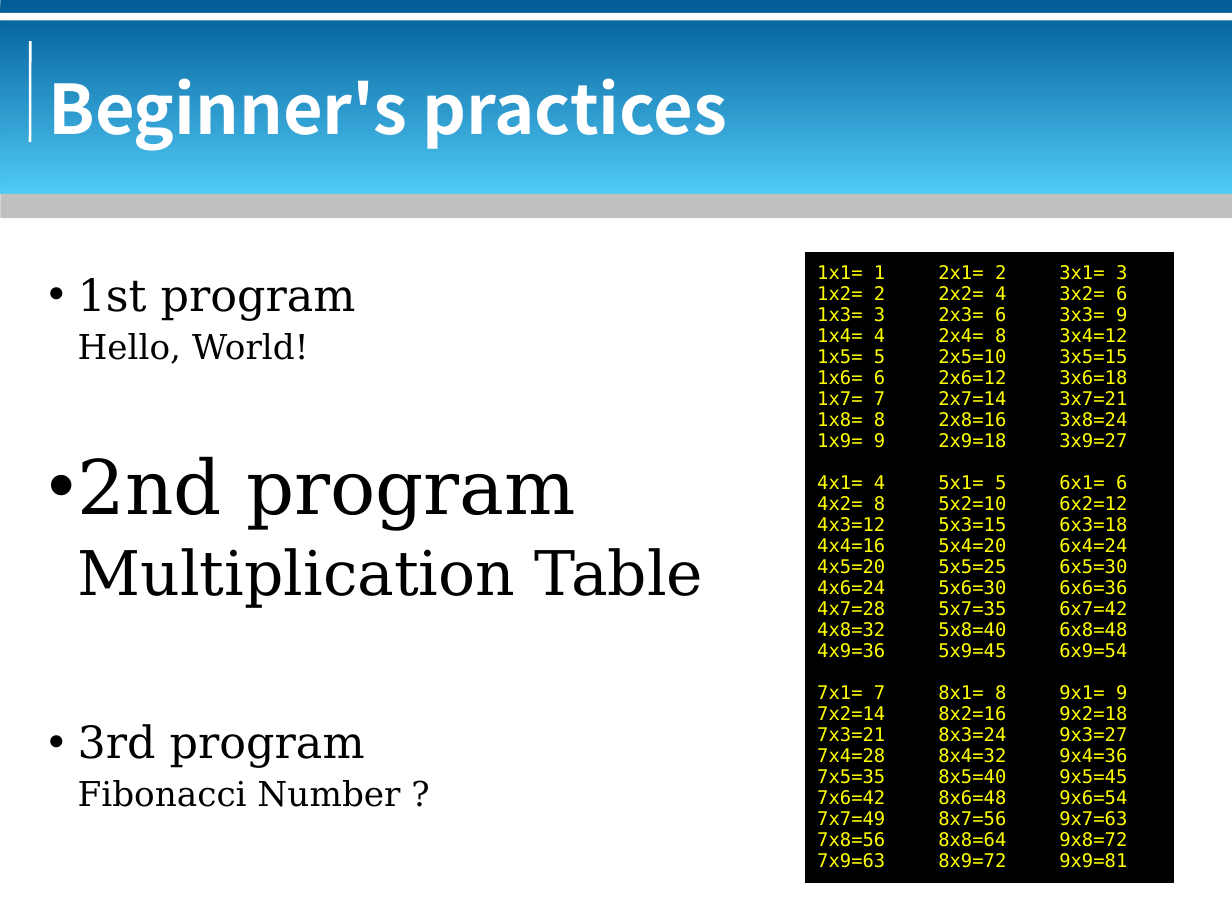
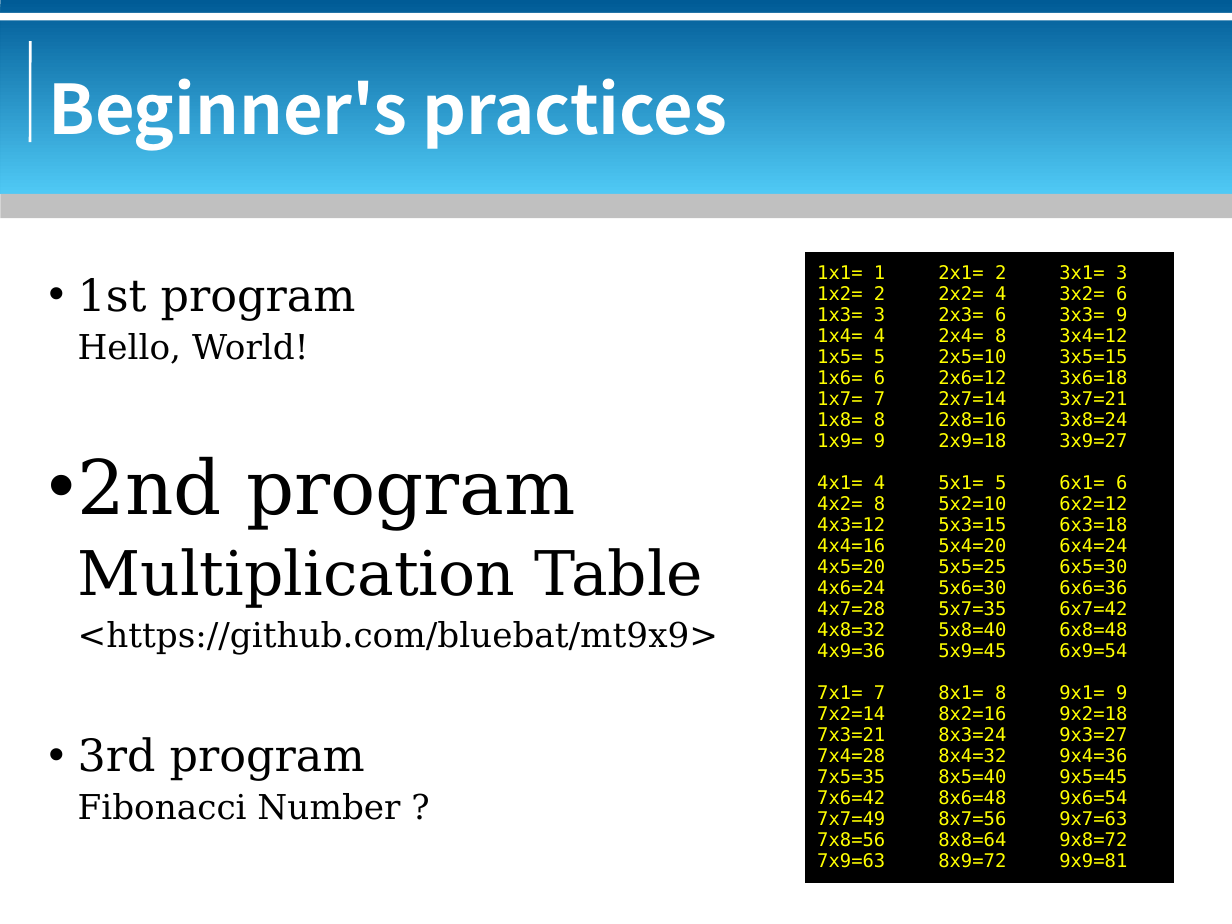
Before and after one commit to bluebat/.presentations, a slide deck: slide 2 of multiplication-table.odp. Drawn at 1232x924 pixels with LibreOffice and Linux fonts; fonts in the diff are those of the drawing; background and template pictures are left out. Boxes give left, top, right and bottom in pixels: in the first picture for what was removed or moved away, otherwise in the second. Text is boxed around its words. In the diff, an @@ line names an element or a change of style, - is before the commit and + after.

```diff
--- a/multiplication-table.odp
+++ b/multiplication-table.odp
@@ text at (78,621,718,655): paragraph added @@
+<https://github.com/bluebat/mt9x9>
```
Also in this commit, not shown: 2 other slides changed, 1 slide added, 2 other files.
